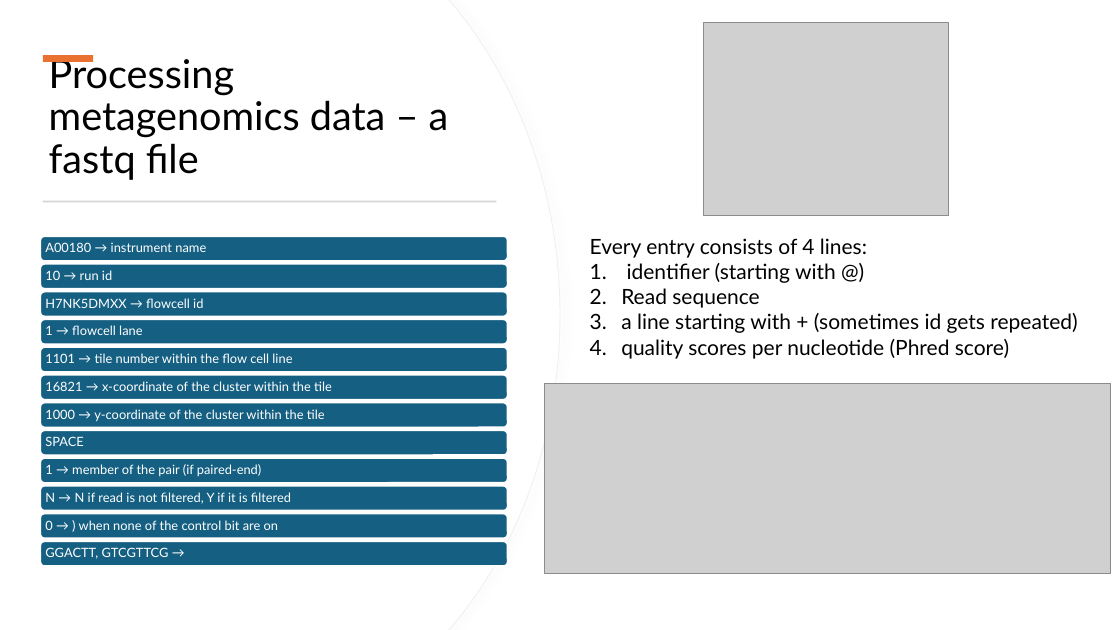
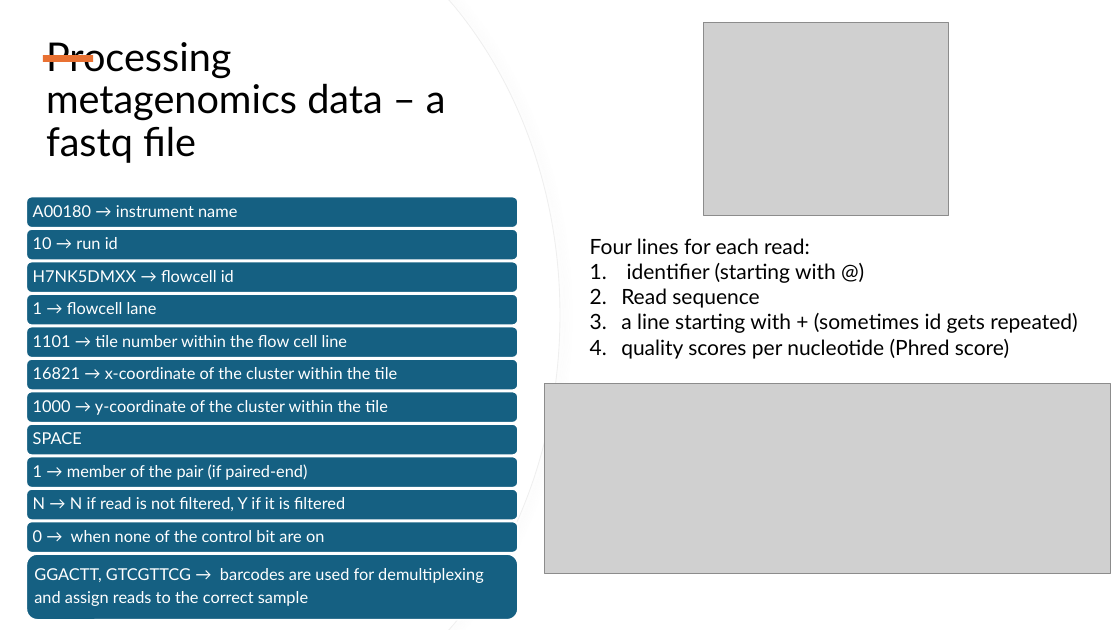
Before and after one commit to biosustain/dsp_metagenomics_training, a slide deck: slide 2 of course_contents/DataProcessing_taxprofiler.pptx. Drawn at 1120x630 pixels with LibreOffice and Linux fonts; fonts in the diff are those of the drawing; grey boxes stand for pictures. Boxes give left, top, right and bottom in pixels: in the first picture for what was removed or moved away, otherwise in the second. Text is boxed around its words. In the diff, an @@ line names an element or a change of style, - is before the commit and + after.

Commit message:
Few more changes in DataProcessing_taxprofiler.pptx

```diff
--- a/course_contents/DataProcessing_taxprofiler.pptx
+++ b/course_contents/DataProcessing_taxprofiler.pptx
@@ title "Processing metagenomics data – a ..." rewrapped from [49, 55, 449, 180] to [46, 42, 446, 163] @@
@@ rounded rectangle: place and size @@
-rounded rectangle at [40, 347, 507, 372]
+rounded rectangle at [26, 197, 518, 228]
@@ size 11 to 14 pt; more space between paragraphs in 10 elements at [33, 464, 307, 480], [33, 432, 82, 444], [33, 497, 345, 511], [33, 400, 388, 415], [33, 367, 398, 379], [33, 335, 348, 347], [33, 302, 157, 314], [33, 270, 234, 282], [33, 237, 118, 249], [33, 205, 237, 217] @@
@@ text "A00180 → instrument name": place and size @@
-text "A00180 → instrument name" at [45, 242, 206, 252]
+text "A00180 → instrument name" at [33, 205, 237, 217]
@@ rectangle removed at [43, 201, 497, 202] @@
@@ rounded rectangle: place and size @@
-rounded rectangle at [40, 236, 507, 261]
+rounded rectangle at [26, 229, 518, 260]
@@ text "10 → run id": place and size @@
-text "10 → run id" at [45, 270, 112, 280]
+text "10 → run id" at [33, 237, 118, 249]
@@ text at [590, 238, 810, 254]: text changed @@
-Every entry consists of 4 lines:
+Four lines for each read:
@@ rounded rectangle: place and size @@
-rounded rectangle at [40, 264, 507, 289]
+rounded rectangle at [26, 261, 518, 292]
@@ text "H7NK5DMXX → flowcell id": place and size @@
-text "H7NK5DMXX → flowcell id" at [45, 298, 203, 308]
+text "H7NK5DMXX → flowcell id" at [33, 270, 234, 282]
@@ rounded rectangle: place and size @@
-rounded rectangle at [40, 292, 507, 317]
+rounded rectangle at [26, 294, 518, 325]
@@ text "1 → flowcell lane": place and size @@
-text "1 → flowcell lane" at [45, 325, 142, 335]
+text "1 → flowcell lane" at [33, 302, 157, 314]
@@ rounded rectangle: place and size @@
-rounded rectangle at [40, 319, 507, 344]
+rounded rectangle at [26, 327, 518, 358]
@@ text "1101 → tile number within ...": place and size @@
-text "1101 → tile number within ..." at [45, 353, 292, 363]
+text "1101 → tile number within ..." at [33, 335, 348, 347]
@@ rounded rectangle: place and size @@
-rounded rectangle at [40, 375, 507, 400]
+rounded rectangle at [26, 359, 518, 390]
@@ text "16821 → x-coordinate of the ...": place and size @@
-text "16821 → x-coordinate of the ..." at [45, 381, 332, 391]
+text "16821 → x-coordinate of the ..." at [33, 367, 398, 379]
@@ rounded rectangle: place and size @@
-rounded rectangle at [40, 402, 507, 428]
+rounded rectangle at [26, 392, 518, 423]
@@ text "1000 → y-coordinate of the ...": place and size @@
-text "1000 → y-coordinate of the ..." at [45, 409, 325, 422]
+text "1000 → y-coordinate of the ..." at [33, 400, 388, 415]
@@ rounded rectangle: place and size @@
-rounded rectangle at [40, 430, 507, 455]
+rounded rectangle at [26, 424, 518, 455]
@@ text "SPACE": place and size @@
-text "SPACE" at [45, 436, 84, 446]
+text "SPACE" at [33, 432, 82, 444]
@@ rounded rectangle: place and size @@
-rounded rectangle at [40, 458, 507, 483]
+rounded rectangle at [26, 456, 518, 487]
@@ text "1 → member of the ...": place and size @@
-text "1 → member of the ..." at [45, 464, 261, 476]
+text "1 → member of the ..." at [33, 464, 307, 480]
@@ rounded rectangle: place and size @@
-rounded rectangle at [40, 486, 507, 511]
+rounded rectangle at [26, 489, 518, 520]
@@ text "N → N if read ...": place and size @@
-text "N → N if read ..." at [45, 492, 291, 504]
+text "N → N if read ..." at [33, 497, 345, 511]
@@ rounded rectangle: place and size @@
-rounded rectangle at [40, 513, 507, 539]
+rounded rectangle at [26, 522, 518, 553]
@@ text at [33, 530, 324, 542]: text changed; size 11 to 14 pt @@
-0 → ) when none of the control bit are on
+0 → when none of the control bit are on
@@ rounded rectangle: place and size @@
-rounded rectangle at [40, 541, 507, 566]
+rounded rectangle at [26, 554, 518, 620]
@@ text added at [34, 568, 484, 606], 14 pt, text #FFFFFF @@
+GGACTT, GTCGTTCG → barcodes are used for demultiplexing
+and assign reads to the correct sample
@@ text removed at [45, 547, 169, 559] @@
-GGACTT, GTCGTTCG →
```
Also in this commit, not shown: 4 other slides changed.
